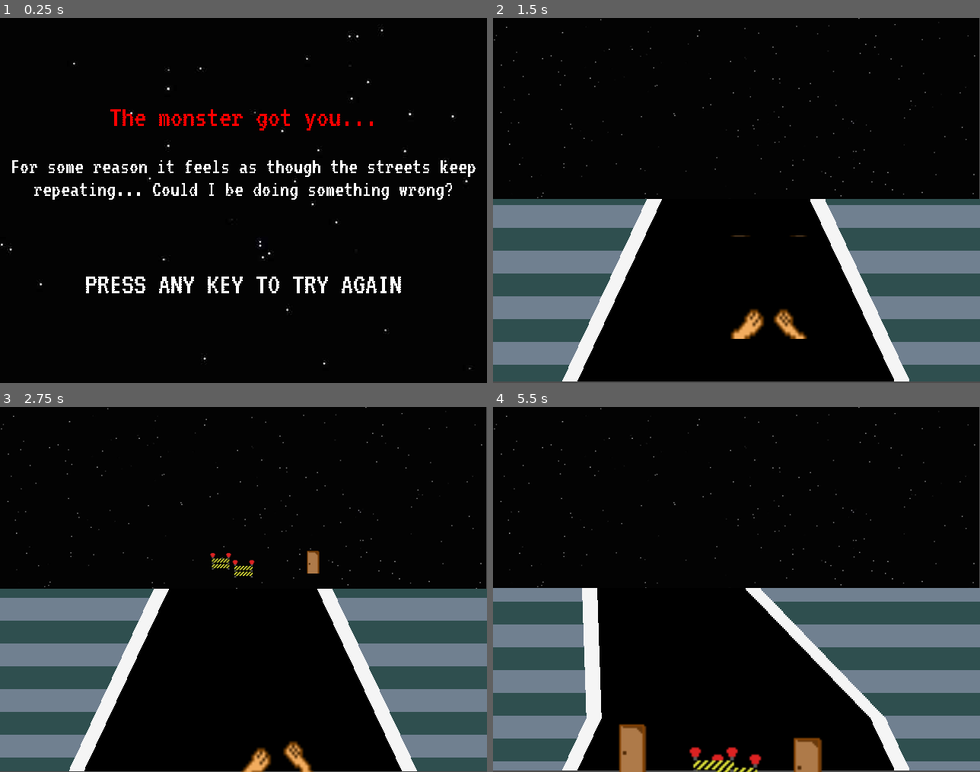
Above: before the commit, frames 1-4 (two rows, left to right).
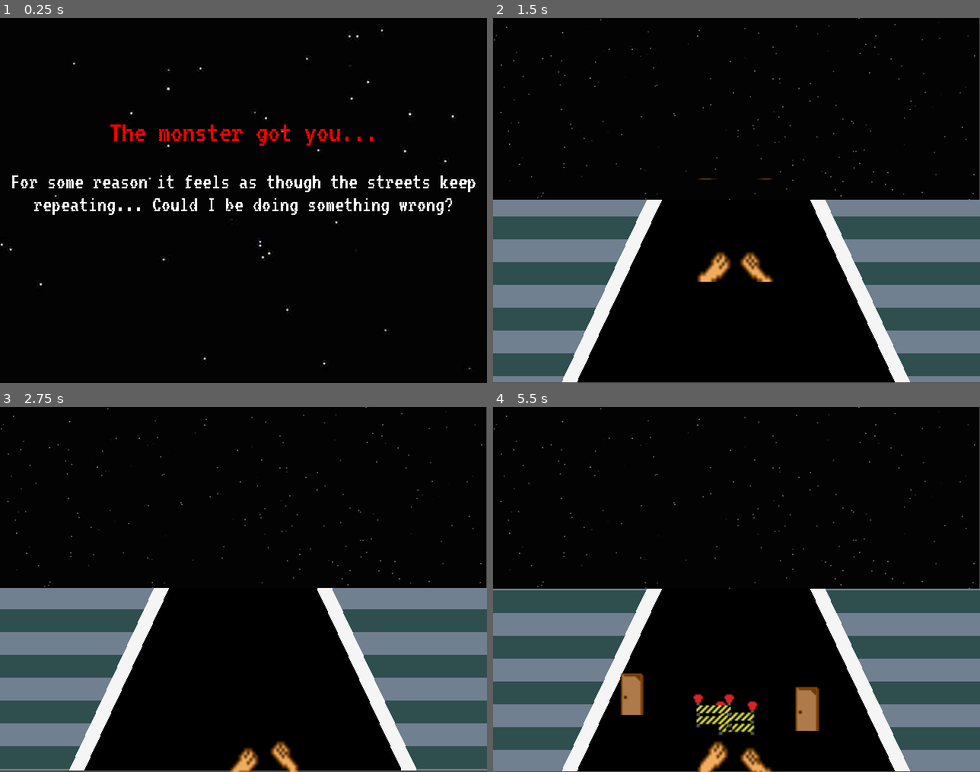
Above: after the commit, the same moments.

Repository: Jahavsuna/gamejam25
Game: Godot game, scene res://scenes/DefeatScreen.tscn
Same seed, same stepped clock (60 frames per second), same inputs: the game is played once before the commit and once after it. This scene is started directly instead of the project's main scene.
Inputs:
- Up to frame 1 (0.25 s): no input
- Up to frame 2 (1.5 s): tap Enter at 0.5, 1.25 s; hold Right (ui_right) 0.53-1.28 s; hold Down (ui_down) from 1.28 s (still down)
- Up to frame 3 (2.75 s): release Down (ui_down) at 2.03 s; hold Right (ui_right) from 2.03 s (still down)
- Up to frame 4 (5.5 s): release Right (ui_right) at 2.78 s; hold Up (ui_up) 2.78-3.53 s; hold Left (ui_left) 3.53-5.03 s; hold Down (ui_down) from 5.03 s (still down)

The runs differ from the first frame. In frame 1, 5.8% of the frame differs, in the area x 2-98%, y 25-76%; in frame 2, 13%; in frame 3, 13%; in frame 4, 21%, in the area x 0-100%, y 49-100%.

Commit message:
Defeat screen now has appearing text to try again

Diff:
--- a/scenes/DefeatScreen.tscn
+++ b/scenes/DefeatScreen.tscn
@@ -16,7 +16,7 @@
 [node name="Sprite2D" type="Sprite2D" parent="."]
 texture = ExtResource("1_yvgvb")
 
-[node name="RichTextLabel" type="RichTextLabel" parent="."]
+[node name="DefeatText" type="RichTextLabel" parent="."]
 layout_mode = 0
 offset_right = 640.0
 offset_bottom = 480.0
@@ -31,6 +31,20 @@
 
 
 
-[b]PRESS ANY KEY TO TRY AGAIN[/b]"
+"
 horizontal_alignment = 1
 vertical_alignment = 1
+
+[node name="RichTextLabel" type="RichTextLabel" parent="."]
+visible = false
+layout_mode = 0
+offset_left = 64.0
+offset_top = 360.0
+offset_right = 576.0
+offset_bottom = 440.0
+theme_override_fonts/bold_font = ExtResource("2_tp7al")
+theme_override_font_sizes/bold_font_size = 40
+bbcode_enabled = true
+text = "[b]PRESS ANY KEY TO TRY AGAIN[/b]"
+horizontal_alignment = 1
+vertical_alignment = 1
--- a/scenes/defeat_screen.gd
+++ b/scenes/defeat_screen.gd
@@ -1,9 +1,20 @@
 extends Control
+
+const KEY_LOCK_TIME_SEC: float = 1.0
+var can_receive_input: bool = false
+
+func _ready():
+	can_receive_input = false
+	print("Defeat screen ready, waiting for lock time")
+	await get_tree().create_timer(KEY_LOCK_TIME_SEC).timeout
+	$RichTextLabel.visible = true
+	can_receive_input = true
 
 func start_game() -> void:
 	get_tree().change_scene_to_file("res://scenes/level_1.tscn")
 
 func _input(event) -> void:
-	if event is InputEventKey:
-		if event.pressed:
-			start_game()
+	if can_receive_input:
+		if event is InputEventKey:
+			if event.pressed:
+				start_game()
